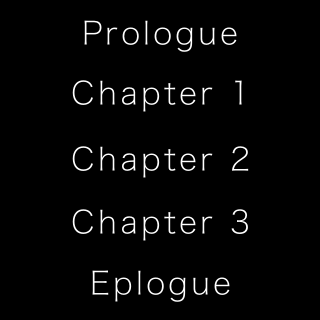
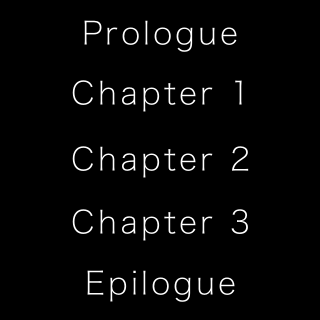
Before/after of a 320 x 320 layered artwork. What changed in the layer stack:
painted on "Eplogue" over [left=87, top=270, right=235, bottom=302]
